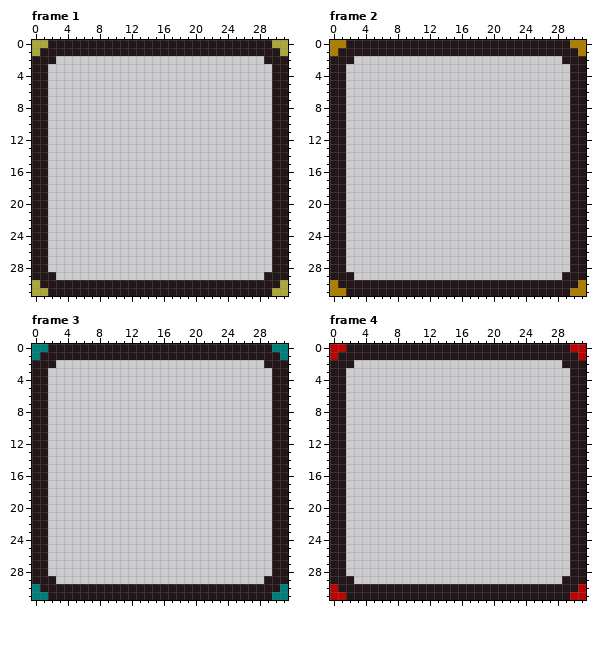
File history of a pixel-art file, Project Games/Project Mini Farm Simulator/Aseprite/Collectables/Frame_Button_Tier/Frame_Frame_Tier.aseprite. The first picture shows the starting point.
32x32 pixels, 4 frames. Shown: frame 1, frame 2, frame 3, frame 4.
New version:
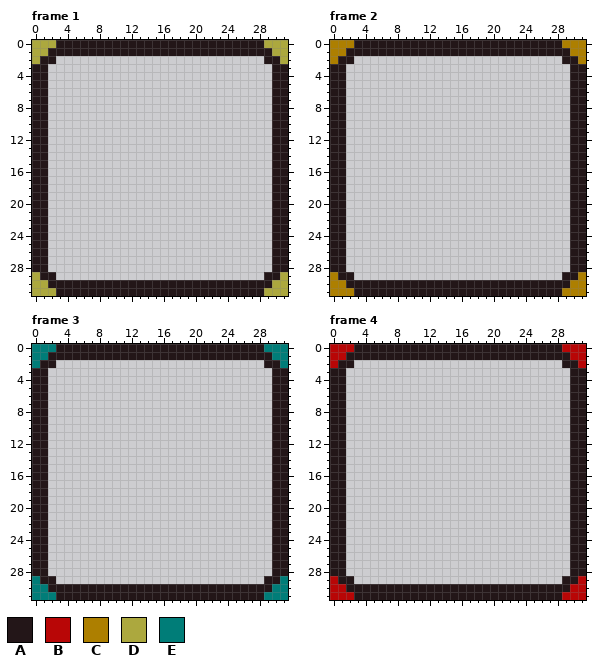
Palette (. is transparent): A #231618  B #b80606  C #ad7f00  D #aca83e  E #007d78
The edit:
Frame 1:
Colour A gives way to colour D in row 0 at x 2 and 29; in row 1 at x 1 and 30; in row 2 at x 0 and 31; in row 29 at x 0 and 31; in row 30 at x 1 and 30; in row 31 at x 2 and 29.
Frame 2:
Colour A gives way to colour C in row 0 at x 2 and 29; in row 1 at x 1 and 30; in row 2 at x 0 and 31; in row 29 at x 0 and 31; in row 30 at x 1 and 30; in row 31 at x 2 and 29.
Frame 3:
Colour A gives way to colour E in row 0 at x 2 and 29; in row 1 at x 1 and 30; in row 2 at x 0 and 31; in row 29 at x 0 and 31; in row 30 at x 1 and 30; in row 31 at x 2 and 29.
Frame 4:
Colour A gives way to colour B in row 0 at x 2 and 29; in row 1 at x 1 and 30; in row 2 at x 0 and 31; in row 29 at x 0 and 31; in row 30 at x 1 and 30; in row 31 at x 2 and 29.
